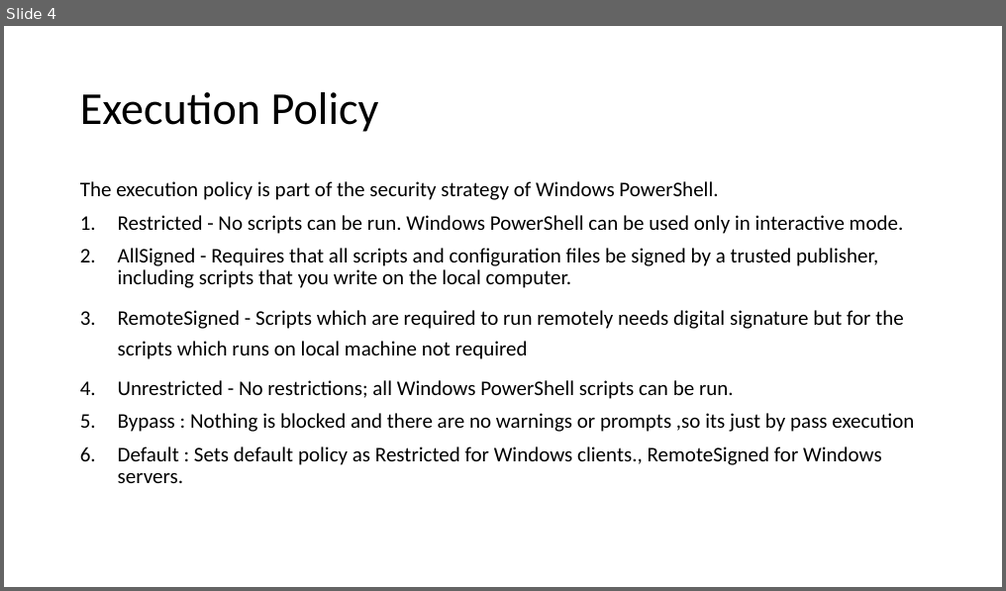
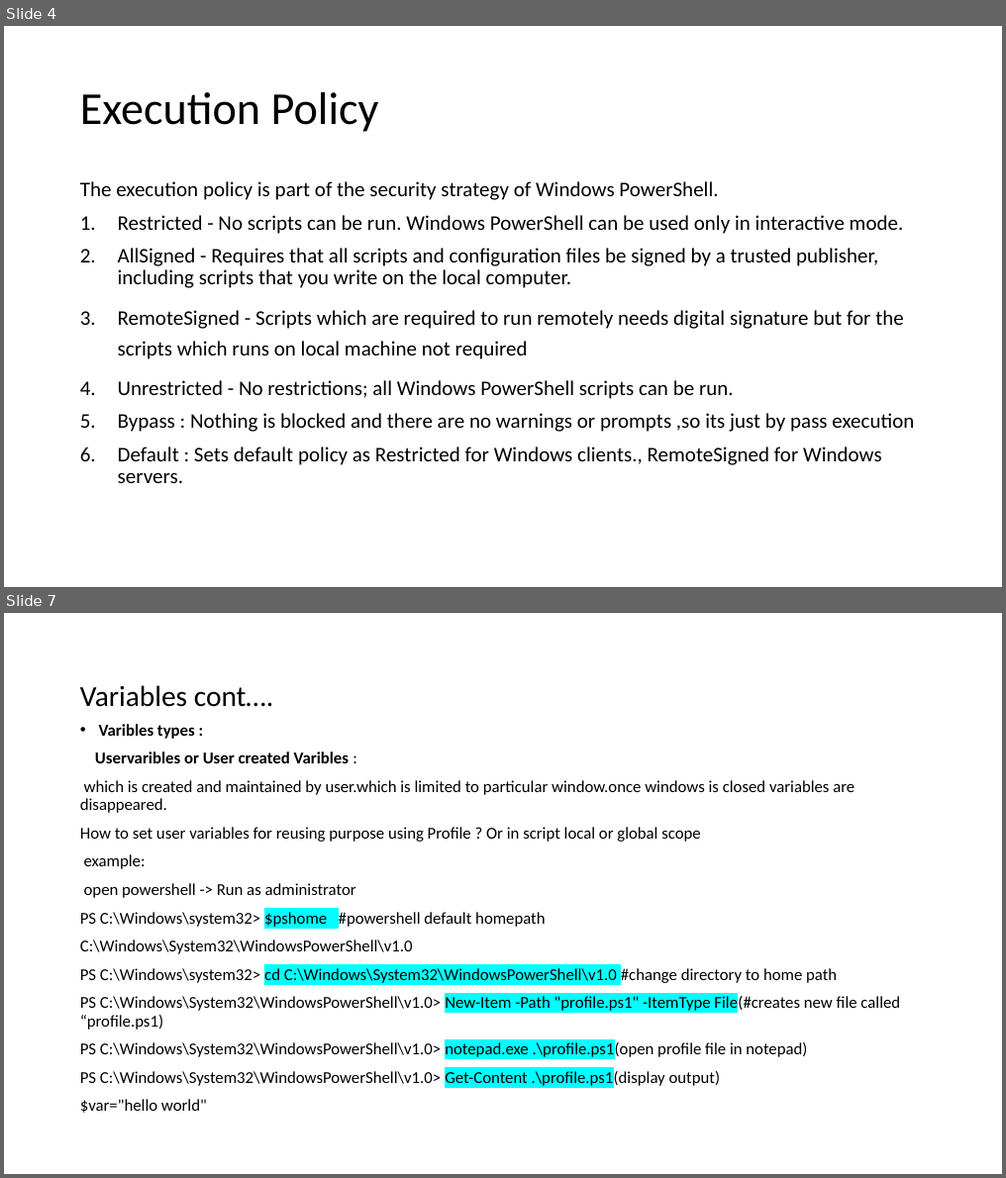
Before and after one commit to heshika/Batch1, a slide deck: Windows Powershell-day 1.pptx. Shown one above the other, each under a label of ours: slide 4 before the commit, slides 4 and 7 after it; the slides between them are not shown. The pictures are 1006x591 and 1006x1178 pixels, drawn with LibreOffice and Linux fonts; fonts in the diff are those of the drawing. Boxes give left, top, right and bottom in pixels: in the first picture for what was removed or moved away, otherwise in the second. Text is boxed around its words. In the diff, an @@ line names an element or a change of style, - is before the commit and + after.

Commit message:
day2 powershell class

```diff
--- a/Windows Powershell-day 1.pptx
+++ b/Windows Powershell-day 1.pptx
@@ slide 7 added at [4, 613, 1002, 1174], background #FFFFFF @@
@@ title added at [80, 685, 273, 707], 28 pt, text #000000 @@
+Variables cont….
@@ text added at [80, 724, 900, 1113], 16 pt, text #000000 @@
+• Varibles types :
+Uservaribles or User created Varibles :
+which is created and maintained by user.which is limited to particular window.once windows is closed variables are disappeared.
+How to set user variables for reusing purpose using Profile ? Or in script local or global scope
+example:
+open powershell -> Run as administrator
+PS C:\Windows\system32> $pshome #powershell default homepath
+C:\Windows\System32\WindowsPowerShell\v1.0
+PS C:\Windows\system32> cd C:\Windows\System32\WindowsPowerShell\v1.0 #change directory to home path
+PS C:\Windows\System32\WindowsPowerShell\v1.0> New-Item -Path "profile.ps1" -ItemType File(#creates new file called “profile.ps1)
+PS C:\Windows\System32\WindowsPowerShell\v1.0> notepad.exe .\profile.ps1(open profile file in notepad)
+PS C:\Windows\System32\WindowsPowerShell\v1.0> Get-Content .\profile.ps1(display output)
+$var="hello world"
```
Also in this commit, not shown: 1 slide changed, 10 other slides added.
